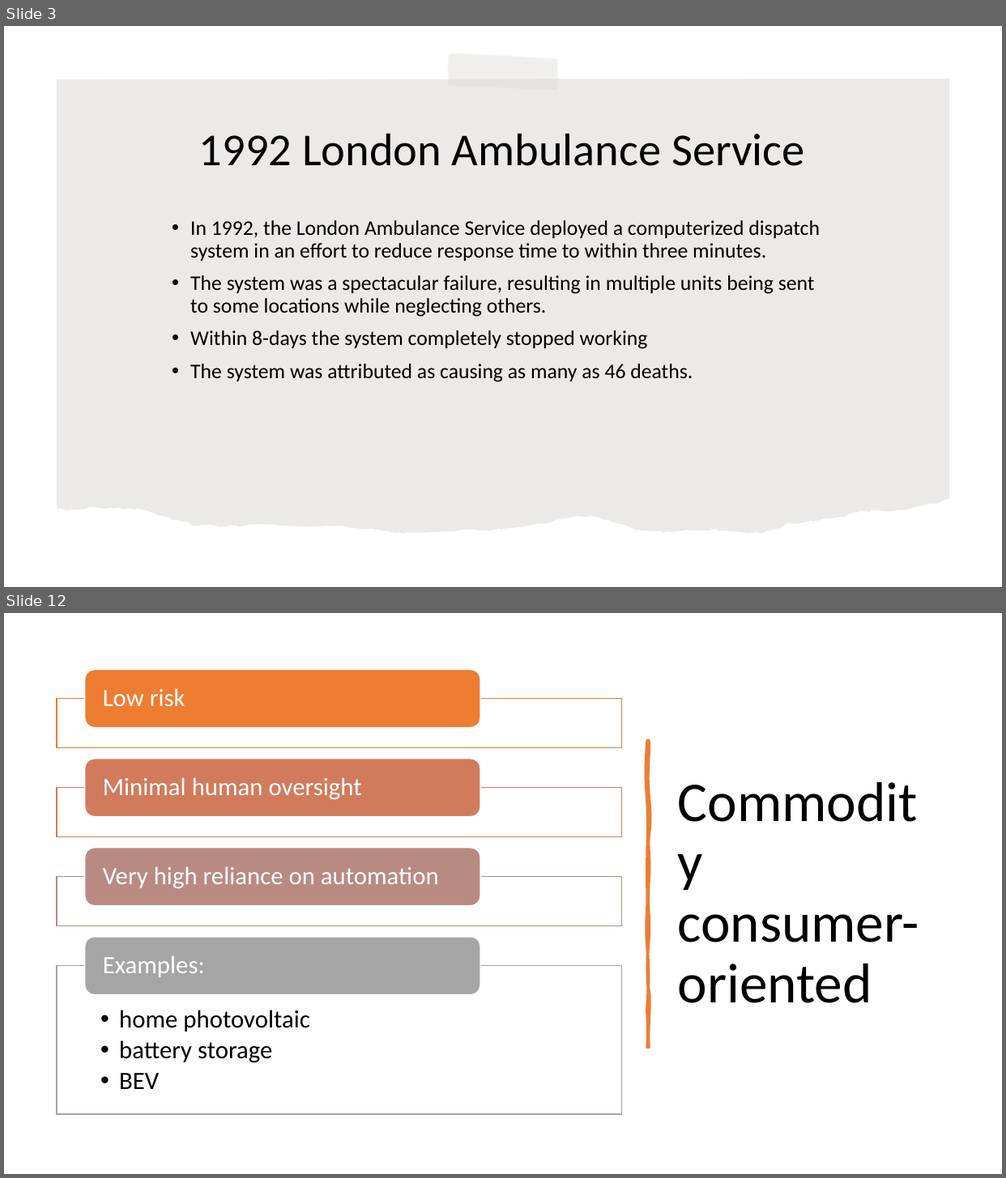
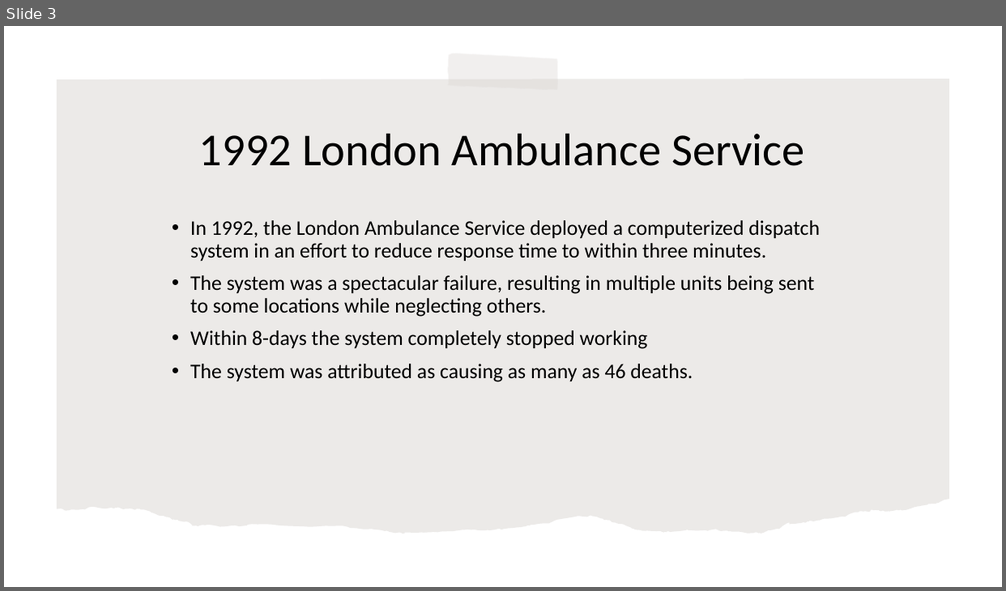
Before and after one commit to rogerlew/conference-ahfe-2022, a slide deck: AHFE 2022.pptx. Shown one above the other, each under a label of ours: slides 3 and 12 before the commit, slide 3 after it; the slides between them are not shown. The pictures are 1006x1178 and 1006x591 pixels, drawn with LibreOffice and Linux fonts; fonts in the diff are those of the drawing. Boxes give left, top, right and bottom in pixels: in the first picture for what was removed or moved away, otherwise in the second. Text is boxed around its words. In the diff, an @@ line names an element or a change of style, - is before the commit and + after.

```diff
--- a/AHFE 2022.pptx
+++ b/AHFE 2022.pptx
@@ slide 12 removed at <box>4,613,1002,1174</box>, background #FFFFFF @@
@@ freeform shape removed at <box>647,740,649,1047</box> @@
@@ title removed at <box>678,914,919,1003</box> @@
-Commodity consumer-oriented
@@ group removed at <box>57,670,621,1114</box>: 5 texts, 4 rectangles, 4 rounded rectangles @@
-Low risk
-Minimal human oversight
-Very high reliance on automation
-  • home photovoltaic
-  • battery storage
-  • BEV
-Examples:
```
Also in this commit, not shown: 10 slides changed, 2 other slides removed.
